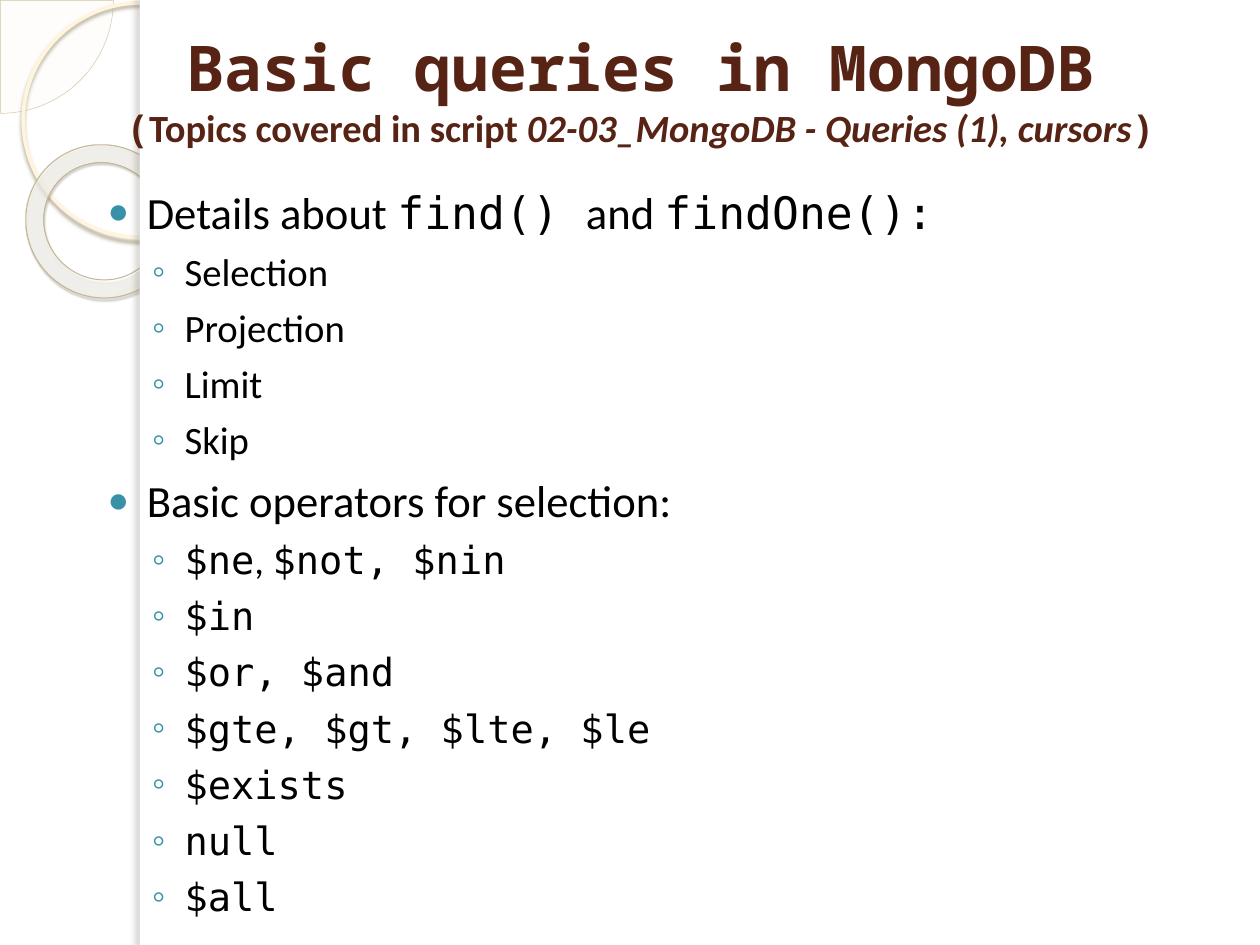
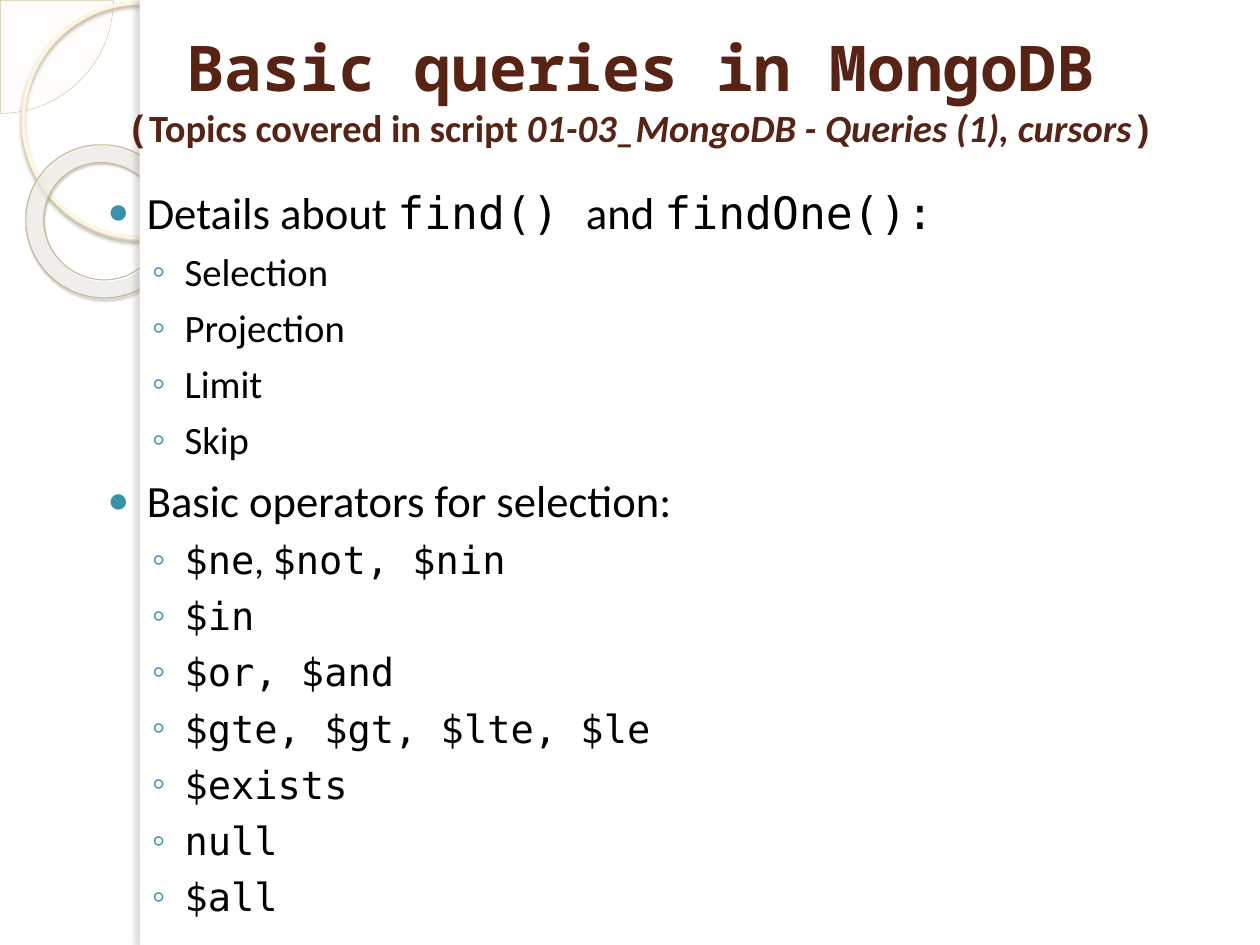
Before and after one commit to marinfotache/Polyglot-Persistence-and-Big-Data, a slide deck: slide 17 of 01 Document Databases. MongoDB/01 Document_DB__MongoDB.pptx. Drawn at 1260x945 pixels with LibreOffice and Linux fonts; fonts in the diff are those of the drawing; background and template pictures are left out. Boxes give left, top, right and bottom in pixels: in the first picture for what was removed or moved away, otherwise in the second. Text is boxed around its words. In the diff, an @@ line names an element or a change of style, - is before the commit and + after.

```diff
--- a/01 Document Databases. MongoDB/01 Document_DB__MongoDB.pptx
+++ b/01 Document Databases. MongoDB/01 Document_DB__MongoDB.pptx
@@ title at (126,42,1155,152): text changed @@
-Basic queries in MongoDB
-(Topics covered in script 02-03_MongoDB - Queries (1), cursors)
+Basic queries in MongoDB
+(Topics covered in script 01-03_MongoDB - Queries (1), cursors)
```
Also in this commit, not shown: 6 other slides changed, 1 slide added, 2 other files.
